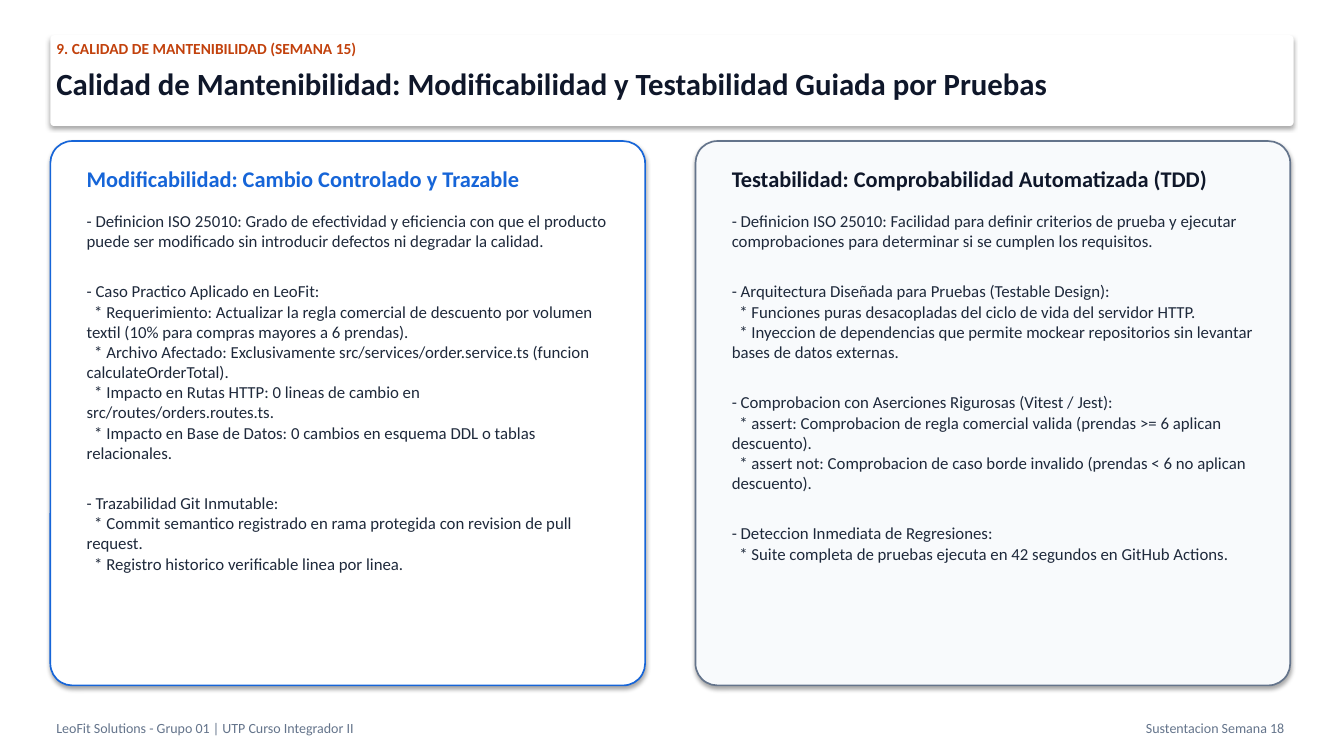
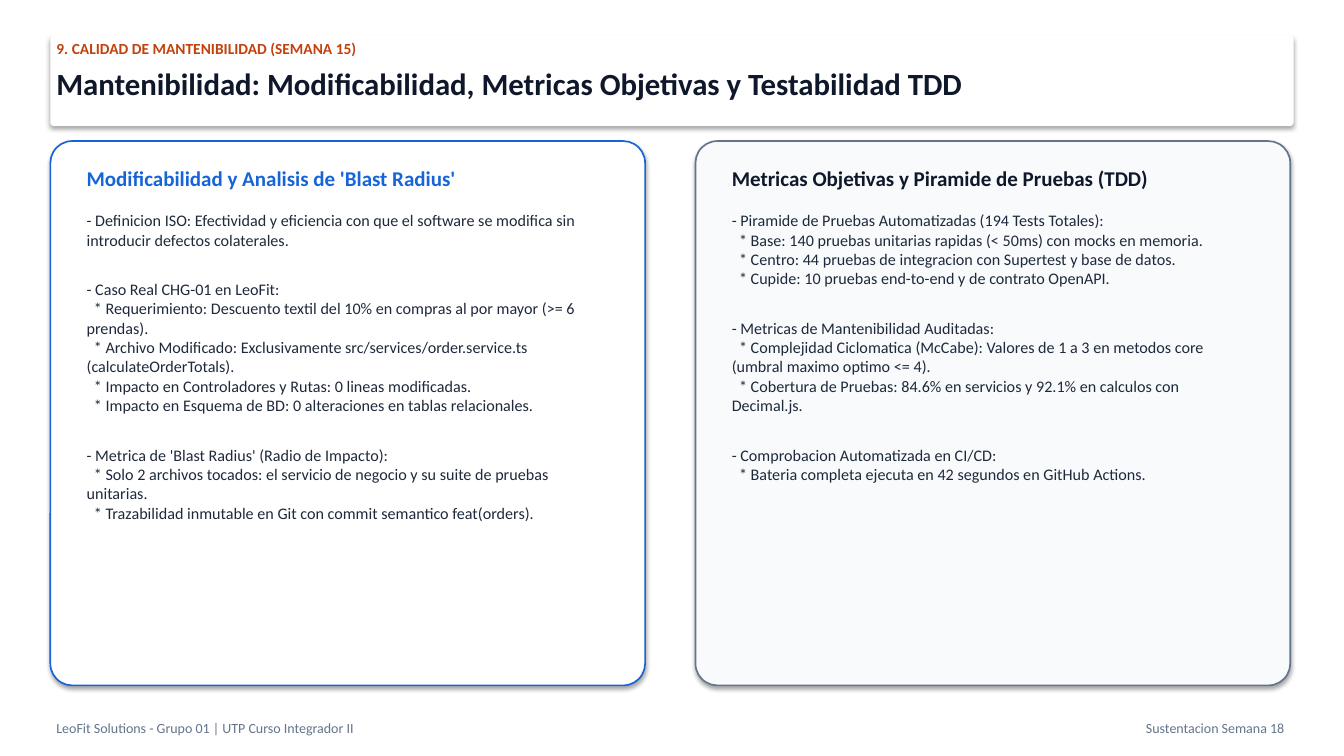
Before and after one commit to Leofit-Solutions-Grupo01/leofit-pedidos-sistema, a slide deck: slide 18 of docs/05_SUSTENTACION_PROYECTO_FINAL_SEMANA_18/03_PRESENTACION_OFICIAL_SUSTENTACION_PROYECTO_FINAL.pptx. Drawn at 1344x756 pixels with LibreOffice and Linux fonts; fonts in the diff are those of the drawing. Boxes give left, top, right and bottom in pixels: in the first picture for what was removed or moved away, otherwise in the second. Text is boxed around its words. In the diff, an @@ line names an element or a change of style, - is before the commit and + after.

Commit message:
feat(quality): integra marco riguroso iso25010-2023, percentiles sre y resiliencia cloud en informe y presentacion

```diff
--- a/docs/05_SUSTENTACION_PROYECTO_FINAL_SEMANA_18/03_PRESENTACION_OFICIAL_SUSTENTACION_PROYECTO_FINAL.pptx
+++ b/docs/05_SUSTENTACION_PROYECTO_FINAL_SEMANA_18/03_PRESENTACION_OFICIAL_SUSTENTACION_PROYECTO_FINAL.pptx
@@ text at [56,73,962,101]: text changed @@
-Calidad de Mantenibilidad: Modificabilidad y Testabilidad Guiada por Pruebas
+Mantenibilidad: Modificabilidad, Metricas Objetivas y Testabilidad TDD
@@ text at [87,171,455,190]: text changed; size 16 to 15 pt @@
-Modificabilidad: Cambio Controlado y Trazable
+Modificabilidad y Analisis de 'Blast Radius'
@@ text at [732,170,1148,190]: text changed; size 16 to 15 pt @@
-Testabilidad: Comprobabilidad Automatizada (TDD)
+Metricas Objetivas y Piramide de Pruebas (TDD)
@@ text at [87,214,574,521]: text changed; size 12 to 11.5 pt @@
-- Definicion ISO 25010: Grado de efectividad y eficiencia con que el producto puede ser modificado sin introducir defectos ni degradar la calidad.
-- Caso Practico Aplicado en LeoFit:
-* Requerimiento: Actualizar la regla comercial de descuento por volumen textil (10% para compras mayores a 6 prendas).
-* Archivo Afectado: Exclusivamente src/services/order.service.ts (funcion calculateOrderTotal).
-* Impacto en Rutas HTTP: 0 lineas de cambio en src/routes/orders.routes.ts.
-* Impacto en Base de Datos: 0 cambios en esquema DDL o tablas relacionales.
-- Trazabilidad Git Inmutable:
-* Commit semantico registrado en rama protegida con revision de pull request.
-* Registro historico verificable linea por linea.
+- Definicion ISO: Efectividad y eficiencia con que el software se modifica sin introducir defectos colaterales.
+- Caso Real CHG-01 en LeoFit:
+* Requerimiento: Descuento textil del 10% en compras al por mayor (>= 6 prendas).
+* Archivo Modificado: Exclusivamente src/services/order.service.ts (calculateOrderTotals).
+* Impacto en Controladores y Rutas: 0 lineas modificadas.
+* Impacto en Esquema de BD: 0 alteraciones en tablas relacionales.
+- Metrica de 'Blast Radius' (Radio de Impacto):
+* Solo 2 archivos tocados: el servicio de negocio y su suite de pruebas unitarias.
+* Trazabilidad inmutable en Git con commit semantico feat(orders).
@@ text at [732,214,1204,483]: text changed; size 12 to 11.5 pt @@
-- Definicion ISO 25010: Facilidad para definir criterios de prueba y ejecutar comprobaciones para determinar si se cumplen los requisitos.
-- Arquitectura Diseñada para Pruebas (Testable Design):
-* Funciones puras desacopladas del ciclo de vida del servidor HTTP.
-* Inyeccion de dependencias que permite mockear repositorios sin levantar bases de datos externas.
-- Comprobacion con Aserciones Rigurosas (Vitest / Jest):
-* assert: Comprobacion de regla comercial valida (prendas >= 6 aplican descuento).
-* assert not: Comprobacion de caso borde invalido (prendas < 6 no aplican descuento).
-- Deteccion Inmediata de Regresiones:
-* Suite completa de pruebas ejecuta en 42 segundos en GitHub Actions.
+- Piramide de Pruebas Automatizadas (194 Tests Totales):
+* Base: 140 pruebas unitarias rapidas (< 50ms) con mocks en memoria.
+* Centro: 44 pruebas de integracion con Supertest y base de datos.
+* Cupide: 10 pruebas end-to-end y de contrato OpenAPI.
+- Metricas de Mantenibilidad Auditadas:
+* Complejidad Ciclomatica (McCabe): Valores de 1 a 3 en metodos core (umbral maximo optimo <= 4).
+* Cobertura de Pruebas: 84.6% en servicios y 92.1% en calculos con Decimal.js.
+- Comprobacion Automatizada en CI/CD:
+* Bateria completa ejecuta en 42 segundos en GitHub Actions.
```
Also in this commit, not shown: 5 other slides changed, 11 other files.
